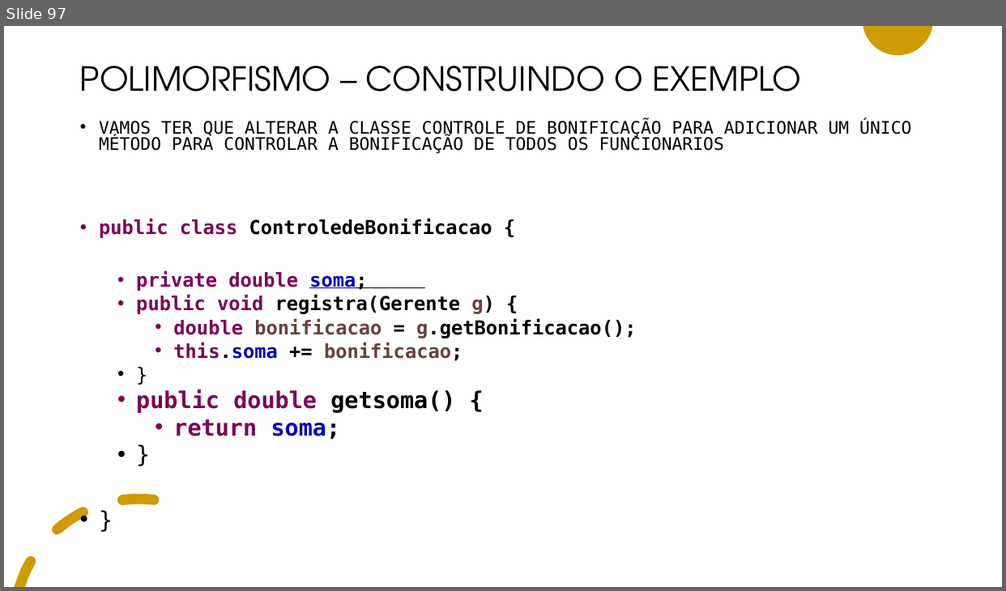
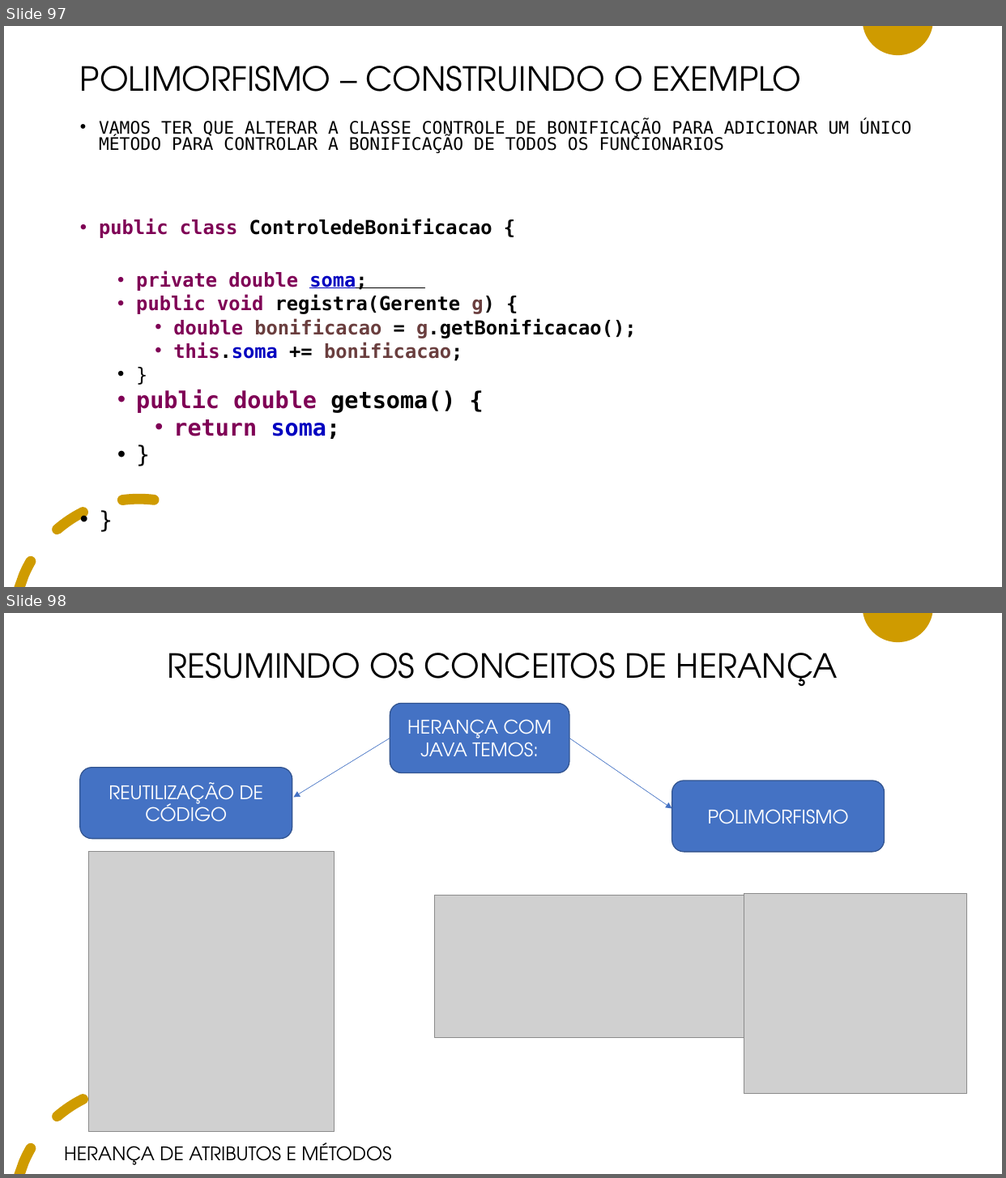
Before and after one commit to adilsonlopesoracle/ProgramacaoAvancada_Olinda, a slide deck: PROGRAMACAO_AVANCADA.pptx. Shown one above the other, each under a label of ours: slide 97 before the commit, slides 97 and 98 after it. The pictures are 1006x591 and 1006x1178 pixels, drawn with LibreOffice and Linux fonts; fonts in the diff are those of the drawing; grey boxes stand for pictures. Boxes give left, top, right and bottom in pixels: in the first picture for what was removed or moved away, otherwise in the second. Text is boxed around its words. In the diff, an @@ line names an element or a change of style, - is before the commit and + after.

```diff
--- a/PROGRAMACAO_AVANCADA.pptx
+++ b/PROGRAMACAO_AVANCADA.pptx
@@ slide 98 added at [4, 613, 1002, 1174], background #FFFFFF; not listed: 2 template elements that a slide beside it also shows @@
@@ title added at [168, 653, 837, 687], 32 pt, text #000000 @@
+RESUMINDO OS CONCEITOS DE HERANÇA
@@ rounded rectangle added at [390, 704, 570, 773], fill #4472C4, outline #325491 1 pt, 18 pt, text #FFFFFF @@
+HERANÇA COM JAVA TEMOS:
@@ arrow added from (390, 738) to (294, 797), #4472C4 0.5 pt @@
@@ arrow added from (569, 738) to (671, 808), #4472C4 0.5 pt @@
@@ rounded rectangle added at [80, 767, 292, 838], fill #4472C4, outline #325491 1 pt, 18 pt, text #FFFFFF @@
+REUTILIZAÇÃO DE CÓDIGO
@@ rounded rectangle added at [671, 781, 884, 852], fill #4472C4, outline #325491 1 pt, 18 pt, text #FFFFFF @@
+POLIMORFISMO
@@ picture added at [88, 852, 335, 1131] @@
@@ picture added at [435, 896, 744, 1038] @@
@@ picture added at [744, 894, 967, 1093] @@
@@ text added at [64, 1143, 391, 1165], 18 pt, text #000000 @@
+HERANÇA DE ATRIBUTOS E MÉTODOS
```
Also in this commit, not shown: 48 other slides added.
